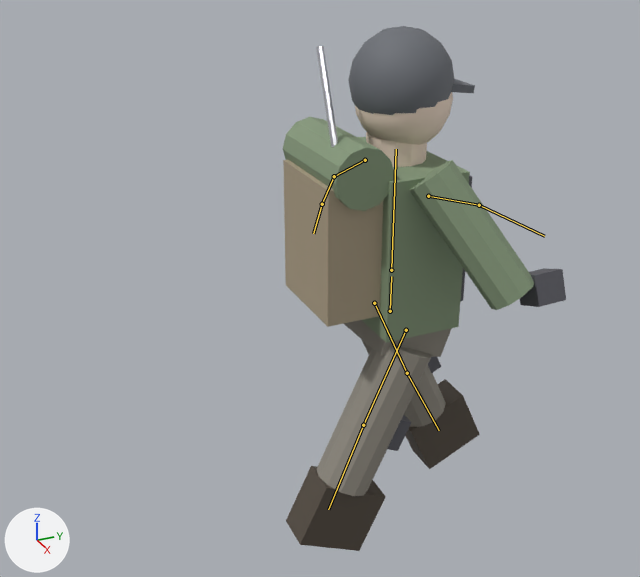
Before and after pictures for a commit that changed the FBX model Assets/Models/Characters/Survivor_Leader.fbx.
Before and after are seen from a camera (50 mm lens) standing at (2.51, -1.406, 2.256) and looking at (-0.048, -0.255, 0.977). Every picture has the same lights, and +X, +Y and +Z are marked at lower left. The older version comes first. Both versions are drawn at frame 1 of the action 'Survivor_Leader_Rig|Walk'; the numbers are the values there. The bones that change, and the others that lie on the model, are drawn over the model as lines.

Objects in the first picture: 'Survivor_Leader'.
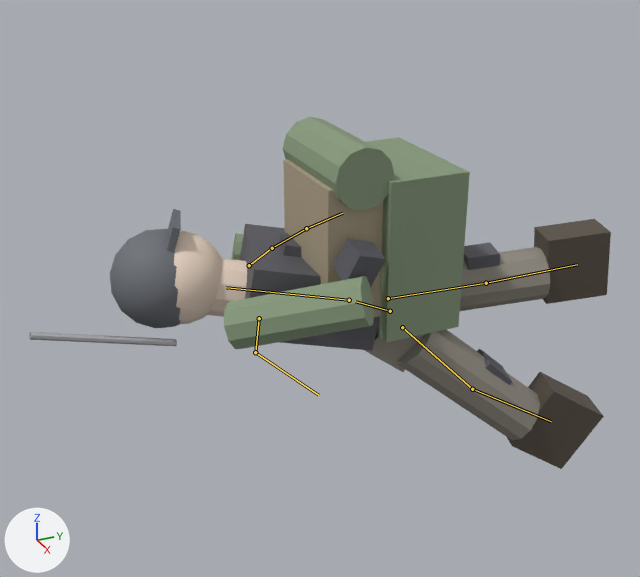
Boxes (x1, y1, x2, y2) around the edits, measured in the pictures (640 x 577 px):
'Survivor_Leader', posed (105% wider, 33% shorter)
    before: (283, 26, 566, 551)
    after: (29, 117, 611, 469)
bone 'Hips', root to tip
    before: (390, 311) to (391, 276)
    after: (390, 311) to (355, 301)
bone 'Spine', root to tip
    before: (391, 270) to (396, 149)
    after: (349, 300) to (226, 287)
bone 'LeftUpperArm', root to tip
    before: (365, 160) to (334, 176)
    after: (249, 265) to (272, 248)
bone 'RightUpperArm', root to tip
    before: (428, 196) to (479, 205)
    after: (259, 318) to (255, 352)
bone 'RightLowerArm', root to tip
    before: (479, 205) to (544, 236)
    after: (255, 352) to (318, 395)
bone 'RightLowerLeg', root to tip
    before: (363, 425) to (328, 509)
    after: (472, 389) to (551, 421)

What changed in the scene script:
```text
Change bone_hips:
    where bone_hips = bpy.data.objects['Survivor_Leader_Rig'].pose.bones['Hips']
    bone_hips.rotation_quaternion: (1.0, 0.0, 0.0, 0.0) -> (0.811, 0.568, -0.114, 0.08)  # degrees (0, 0, 0) -> degrees (70, -16, 0)
Change bone_spine:
    where bone_spine = bpy.data.objects['Survivor_Leader_Rig'].pose.bones['Spine']  # child of 'Hips'
    bone_spine.rotation_quaternion: (1.0, 0.0, 0.0, 0.0) -> (0.996, 0.087, 0.0, 0.0)  # degrees (0, 0, 0) -> degrees (10, 0, 0)
Change bone_leftupperarm:
    where bone_leftupperarm = bpy.data.objects['Survivor_Leader_Rig'].pose.bones['LeftUpperArm']  # child of 'Spine'
    bone_leftupperarm.rotation_quaternion: (0.985, -0.174, 0.0, 0.0) -> (0.99, -0.141, 0.0, 0.0)  # degrees (-20, 0, 0) -> degrees (-16, 0, 0)
Change bone_rightupperarm:
    where bone_rightupperarm = bpy.data.objects['Survivor_Leader_Rig'].pose.bones['RightUpperArm']  # child of 'Spine'
    bone_rightupperarm.rotation_quaternion: (0.985, 0.174, 0.0, 0.0) -> (0.99, 0.141, 0.0, 0.0)  # degrees (20, 0, 0) -> degrees (16, 0, 0)
Change bone_rightlowerarm:
    where bone_rightlowerarm = bpy.data.objects['Survivor_Leader_Rig'].pose.bones['RightLowerArm']  # child of 'RightUpperArm'
    bone_rightlowerarm.rotation_quaternion: (1.0, 0.0, 0.0, 0.0) -> (0.94, -0.342, 0.0, 0.0)  # degrees (0, 0, 0) -> degrees (-40, 0, 0)
Change bone_rightlowerleg:
    where bone_rightlowerleg = bpy.data.objects['Survivor_Leader_Rig'].pose.bones['RightLowerLeg']  # child of 'RightUpperLeg'
    bone_rightlowerleg.rotation_quaternion: (1.0, 0.0, 0.0, 0.0) -> (0.993, 0.12, 0.0, 0.0)  # degrees (0, 0, 0) -> degrees (14, 0, 0)
```
